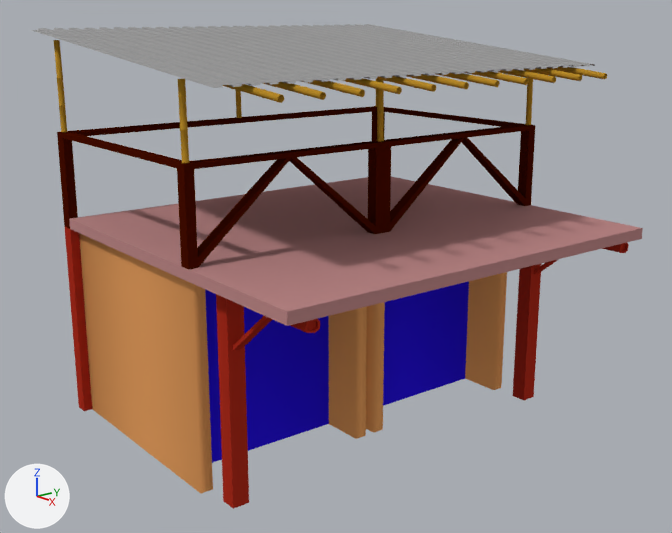
A saved change to the Blender file Models/Shop/Shop - UV.blend.
Both versions are drawn from a 50 mm camera at (8.04, -6.94, 5.1) aimed at (-0.73, -0.08, 2.04). Arrows for +X, +Y and +Z are at lower left; the lights stay in place. The same objects are shown in both versions, whatever each file hides.

Script lines for the objects in view, before the commit:
```python
me_cube_010 = bpy.data.meshes.new('Cube.010')
me_cube_010.from_pydata(...)  # 7392 vertices, 6993 faces; spans x -2.4..2.76, y -2.7..2.65, z -2.96..1.93
# faces by material slot: [18, 2, 77, 5, 93, 6674, 108, 16]
me_cube_010.materials.append(mat_box)  # orange #e79f5f
me_cube_010.materials.append(mat_door)  # blue #2915e7
me_cube_010.materials.append(mat_deck_holder)  # red #ad2d1d
me_cube_010.materials.append(mat_deck)  # pink #bd8888
me_cube_010.materials.append(mat_rails)  # dark red #490e00
me_cube_010.materials.append(mat_bamboo)  # orange #b98b2a
me_cube_010.materials.append(mat_roof)  # grey #9c9c9c
me_cube_010.materials.append(mat_grid)  # its picture is missing
ob_shop = bpy.data.objects.new('Shop', me_cube_010)
ob_shop.location = (-1.0, 0.01, 2.96)
```
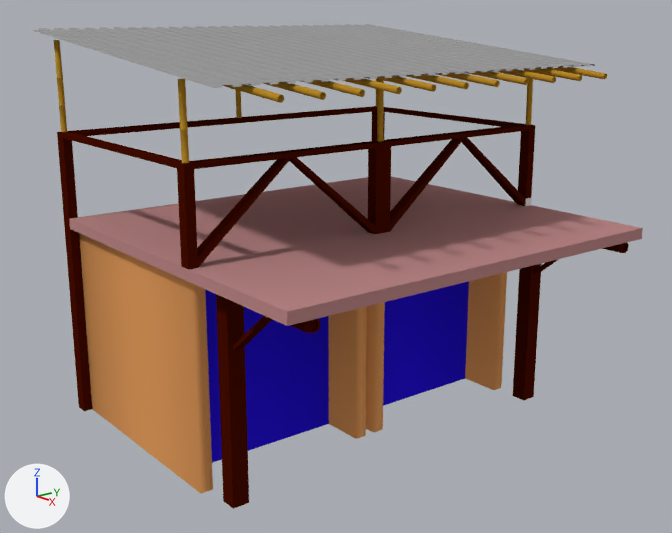
Pixel boxes (x1, y1, x2, y2) of what changed, in the pictures (672 x 533 px):
part 1 of me_cube_010, recoloured: (64, 226, 629, 509) in both

What changed in the scene script:
```text
Change me_cube_010:
    where me_cube_010.from_pydata(...)  # 7392 vertices, 6993 faces; spans x -2.4..2.76, y -2.7..2.65, z -2.96..1.93
    used by ob_shop; location = (-1.0, 0.01, 2.96)
    me_cube_010 part 1: all 77 faces that had it switch from mat_deck_holder (red #ad2d1d) to mat_rails (dark red #490e00)
```
